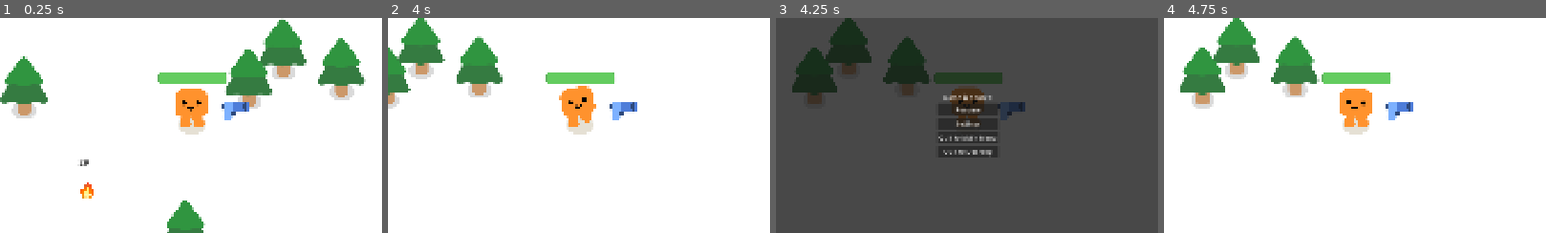
Above: before the commit, frames 1-4 (left to right).
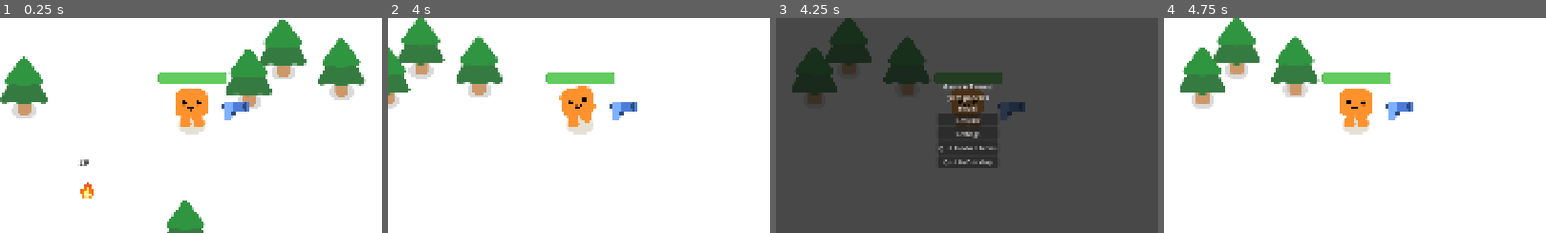
Above: after the commit, the same moments.

Repository: Gharantes/Projeto-desenvolvimento-jogo
Game: Godot game, scene res://game/game.tscn
The game is run twice, just before and just after one commit, with the same random seed, the same clock (stepped at 60 frames per second) and the same inputs. This scene is started directly instead of the project's main scene.
Inputs:
- Up to frame 1 (0.25 s): no input
- Up to frame 2 (4 s): tap Enter at 0.5 s; hold D (move_right) 0.53-1.28 s; hold E (e) 0.53-1.28 s; hold S (move_down) 1.28-2.03 s; tap E (e) at 1.35, 2.85 s; hold D (move_right) 2.03-2.78 s; hold E (e) 2.03-2.78 s; hold W (move_up) 2.78-3.53 s; hold A (move_left) from 3.53 s (still down); hold E (e) from 3.53 s (still down)
- Up to frame 3 (4.25 s): keep holding A (move_left); keep holding E (e); tap Escape (esc) at 4.15 s
- Up to frame 4 (4.75 s): release A (move_left) at 4.25 s; release E (e) at 4.25 s; click "Resume" at 4.25 s
The pictures show only the part of the screen within x 25-75%, y 25-75%; the shares and areas given below are measured in that part.

Frames 1-2 are identical in both runs. In frame 3, 3.0% of the frame differs, in the area x 42-58%, y 30-70%; in frame 4, nothing differs.

Commit message:
Powerups

Diff:
--- a/characters/player/player.gd
+++ b/characters/player/player.gd
@@ -2,6 +2,7 @@
 
 signal health_depleted
 var health = 100.0
+var max_health = 100.0
 
 func _physics_process(delta: float) -> void:
 	var direction = Input.get_vector("move_left", "move_right", "move_up", "move_down")
@@ -20,3 +21,14 @@
 		%ProgressBar.value = health
 		if health <= 0:
 			health_depleted.emit()
+
+func apply_health_powerup() -> void:
+	max_health += 25.0
+	health = min(health + 25.0, max_health)
+	%ProgressBar.max_value = max_health
+	%ProgressBar.value = health
+
+func add_second_gun() -> void:
+	var second_gun = preload("res://pistol/gun.tscn").instantiate()
+	second_gun.position = Vector2(0, 35)
+	add_child(second_gun)
--- a/characters/slime/mob.gd
+++ b/characters/slime/mob.gd
@@ -13,10 +13,10 @@
 	velocity = direction * 300.0
 	move_and_slide()
 
-func take_damage():
-	health -= 1
+func take_damage(damage: int = 1):
+	health -= damage
 	if %Slime: %Slime.play_hurt()
-	if health == 0: killed_by_player()
+	if health <= 0: killed_by_player()
 
 func killed_by_player():
 	was_killed_by_player.emit()
--- a/game/game.gd
+++ b/game/game.gd
@@ -12,11 +12,19 @@
 
 func _ready() -> void:
 	global.wood_count = 0
+	global.powerups = {"speed": 0, "health": 0, "damage": 0}
 	round_countdown.day_started.connect(_on_day_started)
 	round_countdown.night_started.connect(_on_night_started)
 	round_countdown.last_night_survived.connect(_on_last_night_survived)
 	_on_day_started()
 	%Campfire.campfire_extinguished.connect(_on_campfire_extinguished)
+	%ExperienceBar.level_up.connect(_on_level_up)
+
+func _on_level_up(new_level: int) -> void:
+	if new_level == 5:
+		$Player.add_second_gun()
+	else:
+		%PowerupScreen.activate()
 
 func _process(_delta: float) -> void:
 	%WoodCounter.text = "Madeira: %d" % global.wood_count
--- a/game/game.tscn
+++ b/game/game.tscn
@@ -9,6 +9,7 @@
 [ext_resource type="PackedScene" uid="uid://bqqbpj2bk8p47" path="res://game/ui/experience_bar/experience_bar.tscn" id="6_y36n6"]
 [ext_resource type="PackedScene" uid="uid://b5i78r3u7b6j3" path="res://game/game_won_screen/game_won_screen.tscn" id="7_l8g03"]
 [ext_resource type="PackedScene" uid="uid://bletknihf31ma" path="res://campfire/campfire.tscn" id="8_camp1"]
+[ext_resource type="PackedScene" path="res://game/powerup_screen/powerup_screen.tscn" id="9_pwscr"]
 
 [sub_resource type="Curve2D" id="Curve2D_dxrkv"]
 _data = {
@@ -43,6 +44,9 @@
 [node name="GameWonScreen" parent="CanvasLayer" unique_id=64804670 instance=ExtResource("7_l8g03")]
 unique_name_in_owner = true
 visible = false
+
+[node name="PowerupScreen" parent="CanvasLayer" unique_id=100000004 instance=ExtResource("9_pwscr")]
+unique_name_in_owner = true
 
 [node name="WoodCounter" type="Label" parent="CanvasLayer" unique_id=100000001]
 unique_name_in_owner = true
--- a/game/pause_screen/pause_screen.gd
+++ b/game/pause_screen/pause_screen.gd
@@ -9,6 +9,27 @@
 func do_actions():
 	get_tree().paused = game_is_paused
 	visible = game_is_paused
+	if game_is_paused:
+		_update_powerup_list()
+
+func _update_powerup_list() -> void:
+	var p = global.powerups
+	var lines: Array = []
+	if p.get("speed", 0) > 0:
+		lines.append("Vel. de tiro: %dx" % p["speed"])
+	if p.get("health", 0) > 0:
+		lines.append("Mais vida: %dx" % p["health"])
+	if p.get("damage", 0) > 0:
+		lines.append("Mais dano: %dx" % p["damage"])
+	var second_gun = get_tree().get_first_node_in_group("Player")
+	if second_gun and second_gun.get_child_count() > 0:
+		var guns = get_tree().get_nodes_in_group("gun")
+		if guns.size() > 1:
+			lines.append("2ª arma: ativa")
+	if lines.is_empty():
+		%PowerupList.text = "(sem poderes ainda)"
+	else:
+		%PowerupList.text = "\n".join(lines)
 
 func _unhandled_input(event: InputEvent) -> void:
 	if %GameOverScreen.IS_ACTIVE:
--- a/game/pause_screen/pause_screen.tscn
+++ b/game/pause_screen/pause_screen.tscn
@@ -39,6 +39,13 @@
 text = "Game is Paused"
 horizontal_alignment = 1
 
+[node name="PowerupList" type="Label" parent="VBoxContainer" unique_id=100000005]
+unique_name_in_owner = true
+layout_mode = 2
+text = ""
+horizontal_alignment = 1
+autowrap_mode = 3
+
 [node name="Resume Button" type="Button" parent="VBoxContainer" unique_id=1589596989]
 layout_mode = 2
 text = "Resume"
--- /dev/null
+++ b/game/powerup_screen/powerup_screen.gd
@@ -0,0 +1,31 @@
+extends Control
+
+func _ready() -> void:
+	process_mode = Node.PROCESS_MODE_ALWAYS
+
+func activate() -> void:
+	visible = true
+	get_tree().paused = true
+
+func _input(event: InputEvent) -> void:
+	if visible and event.is_action_pressed("esc"):
+		get_viewport().set_input_as_handled()
+
+func _on_speed_pressed() -> void:
+	global.powerups["speed"] += 1
+	for gun in get_tree().get_nodes_in_group("gun"):
+		gun.apply_speed_powerup()
+	_close()
+
+func _on_health_pressed() -> void:
+	global.powerups["health"] += 1
+	get_tree().get_first_node_in_group("Player").apply_health_powerup()
+	_close()
+
+func _on_damage_pressed() -> void:
+	global.powerups["damage"] += 1
+	_close()
+
+func _close() -> void:
+	visible = false
+	get_tree().paused = false
--- /dev/null
+++ b/game/powerup_screen/powerup_screen.tscn
@@ -0,0 +1,72 @@
+[gd_scene format=3]
+
+[ext_resource type="Script" path="res://game/powerup_screen/powerup_screen.gd" id="1_pw"]
+
+[node name="PowerupScreen" type="Control"]
+layout_mode = 3
+anchors_preset = 15
+anchor_right = 1.0
+anchor_bottom = 1.0
+grow_horizontal = 2
+grow_vertical = 2
+visible = false
+script = ExtResource("1_pw")
+
+[node name="ColorRect" type="ColorRect" parent="."]
+layout_mode = 1
+anchors_preset = 15
+anchor_right = 1.0
+anchor_bottom = 1.0
+grow_horizontal = 2
+grow_vertical = 2
+color = Color(0, 0, 0, 0.72)
+
+[node name="CenterContainer" type="CenterContainer" parent="."]
+layout_mode = 1
+anchors_preset = 15
+anchor_right = 1.0
+anchor_bottom = 1.0
+grow_horizontal = 2
+grow_vertical = 2
+
+[node name="PanelContainer" type="PanelContainer" parent="CenterContainer"]
+layout_mode = 2
+
+[node name="MarginContainer" type="MarginContainer" parent="CenterContainer/PanelContainer"]
+layout_mode = 2
+theme_override_constants/margin_left = 32
+theme_override_constants/margin_top = 24
+theme_override_constants/margin_right = 32
+theme_override_constants/margin_bottom = 24
+
+[node name="VBoxContainer" type="VBoxContainer" parent="CenterContainer/PanelContainer/MarginContainer"]
+layout_mode = 2
+theme_override_constants/separation = 12
+
+[node name="Title" type="Label" parent="CenterContainer/PanelContainer/MarginContainer/VBoxContainer"]
+layout_mode = 2
+theme_override_font_sizes/font_size = 28
+text = "Subiu de nível!"
+horizontal_alignment = 1
+
+[node name="Subtitle" type="Label" parent="CenterContainer/PanelContainer/MarginContainer/VBoxContainer"]
+layout_mode = 2
+text = "Escolha um poder:"
+horizontal_alignment = 1
+
+[node name="SpeedButton" type="Button" parent="CenterContainer/PanelContainer/MarginContainer/VBoxContainer"]
+layout_mode = 2
+custom_minimum_size = Vector2(240, 0)
+text = "Atirar mais rápido"
+
+[node name="HealthButton" type="Button" parent="CenterContainer/PanelContainer/MarginContainer/VBoxContainer"]
+layout_mode = 2
+text = "Mais vida (+25hp)"
+
+[node name="DamageButton" type="Button" parent="CenterContainer/PanelContainer/MarginContainer/VBoxContainer"]
+layout_mode = 2
+text = "Mais dano"
+
+[connection signal="pressed" from="CenterContainer/PanelContainer/MarginContainer/VBoxContainer/SpeedButton" to="." method="_on_speed_pressed"]
+[connection signal="pressed" from="CenterContainer/PanelContainer/MarginContainer/VBoxContainer/HealthButton" to="." method="_on_health_pressed"]
+[connection signal="pressed" from="CenterContainer/PanelContainer/MarginContainer/VBoxContainer/DamageButton" to="." method="_on_damage_pressed"]
--- a/game/ui/experience_bar/experience_bar.gd
+++ b/game/ui/experience_bar/experience_bar.gd
@@ -1,9 +1,10 @@
 extends Control
+
+signal level_up(new_level: int)
 
 var level = 1
 var needed_experience = 10
 var current_experience = 0
-
 var progress_bar_value = 0
 
 func _calc_progress_bar_value():
@@ -15,5 +16,6 @@
 	if current_experience >= needed_experience:
 		level += 1
 		current_experience -= needed_experience
+		level_up.emit(level)
 	_calc_progress_bar_value()
 	%LevelLabel.text = "Level: " + str(level)
--- a/global.gd
+++ b/global.gd
@@ -2,6 +2,7 @@
 
 var round_type = "Day"
 var wood_count: int = 0
+var powerups: Dictionary = {"speed": 0, "health": 0, "damage": 0}
 
 func _ready() -> void:
 	var config = ConfigFile.new()
--- a/pistol/bullet.gd
+++ b/pistol/bullet.gd
@@ -11,10 +11,9 @@
 	travelled_distance += SPEED * delta
 	if travelled_distance > RANGE:
 		queue_free()
-	pass
 
 
 func _on_body_entered(body: Node2D) -> void:
 	queue_free()
 	if body.has_method("take_damage"):
-		body.take_damage()
+		body.take_damage(1 + global.powerups.get("damage", 0))
--- a/pistol/gun.gd
+++ b/pistol/gun.gd
@@ -4,7 +4,12 @@
 
 var is_enemy_in_range = false
 
-func _physics_process(delta: float) -> void:
+func _ready() -> void:
+	add_to_group("gun")
+	for _i in global.powerups.get("speed", 0):
+		$Timer.wait_time = max(0.05, $Timer.wait_time * 0.75)
+
+func _physics_process(_delta: float) -> void:
 	var enemies_in_range = get_overlapping_bodies()
 	if enemies_in_range.size() > 0:
 		is_enemy_in_range = true
@@ -21,6 +26,10 @@
 	%ShootingPoint.add_child(new_bullet)
 	sfx_attack.play()
 
+func apply_speed_powerup() -> void:
+	$Timer.wait_time = max(0.05, $Timer.wait_time * 0.75)
+	$Timer.start()
+
 func _on_timer_timeout() -> void:
 	if is_enemy_in_range:
 		shoot()
Not shown, added: game/powerup_screen/powerup_screen.gd.uid
